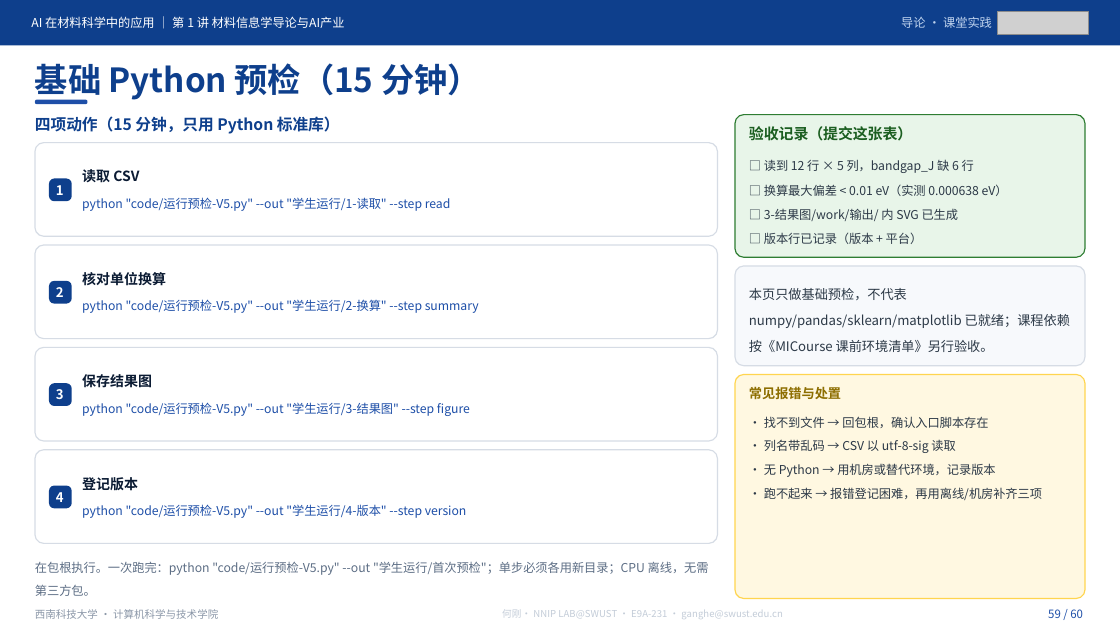
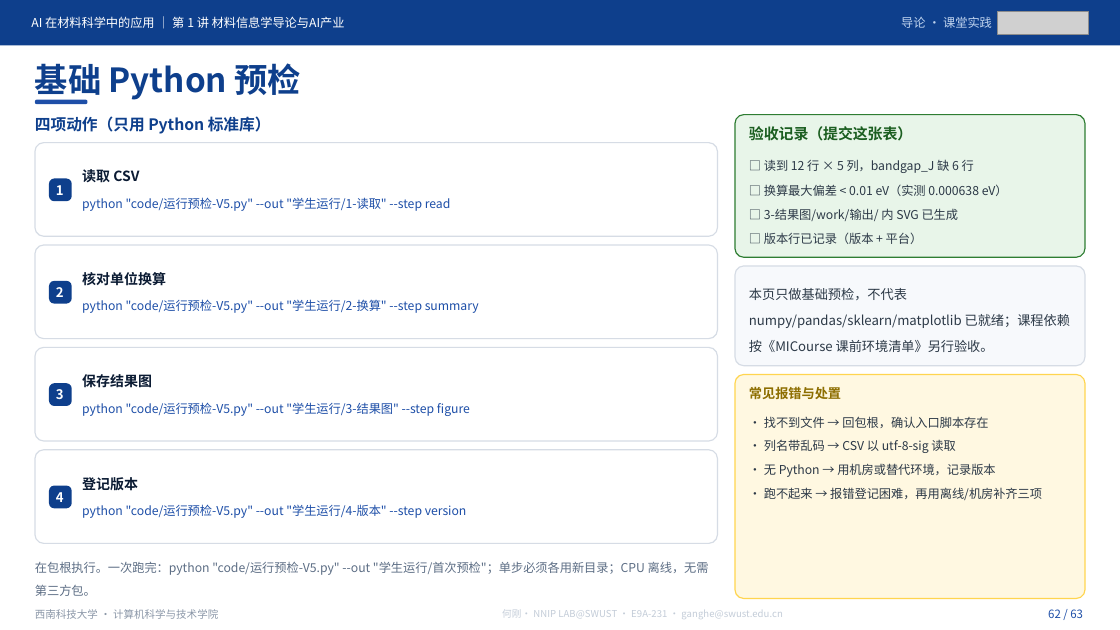
Before and after one commit to cosfrist/Applications-of-Artificial-Intelligence-in-Materials-Science-SWUST, a slide deck: slide 62 of lectures/01-材料信息学导论与AI产业/AI在材料科学中的应用-第1讲 材料信息学导论与AI产业-V5.pptx (slide 59 before the commit). Drawn at 1120x630 pixels with LibreOffice and Linux fonts; fonts in the diff are those of the drawing; grey boxes stand for pictures. Boxes give left, top, right and bottom in pixels: in the first picture for what was removed or moved away, otherwise in the second. Text is boxed around its words. In the diff, an @@ line names an element or a change of style, - is before the commit and + after.

```diff
--- a/lectures/01-材料信息学导论与AI产业/AI在材料科学中的应用-第1讲 材料信息学导论与AI产业-V5.pptx
+++ b/lectures/01-材料信息学导论与AI产业/AI在材料科学中的应用-第1讲 材料信息学导论与AI产业-V5.pptx
@@ text at [35, 58, 301, 101]: text changed @@
-基础 Python 预检（15 分钟）
+基础 Python 预检
@@ text at [35, 116, 271, 134]: text changed @@
-四项动作（15 分钟，只用 Python 标准库）
+四项动作（只用 Python 标准库）
@@ text at [1048, 609, 1083, 618]: text changed @@
-59 / 60
+62 / 63
```
Also in this commit, not shown: 59 other slides changed, 3 slides added, 6 other files.
